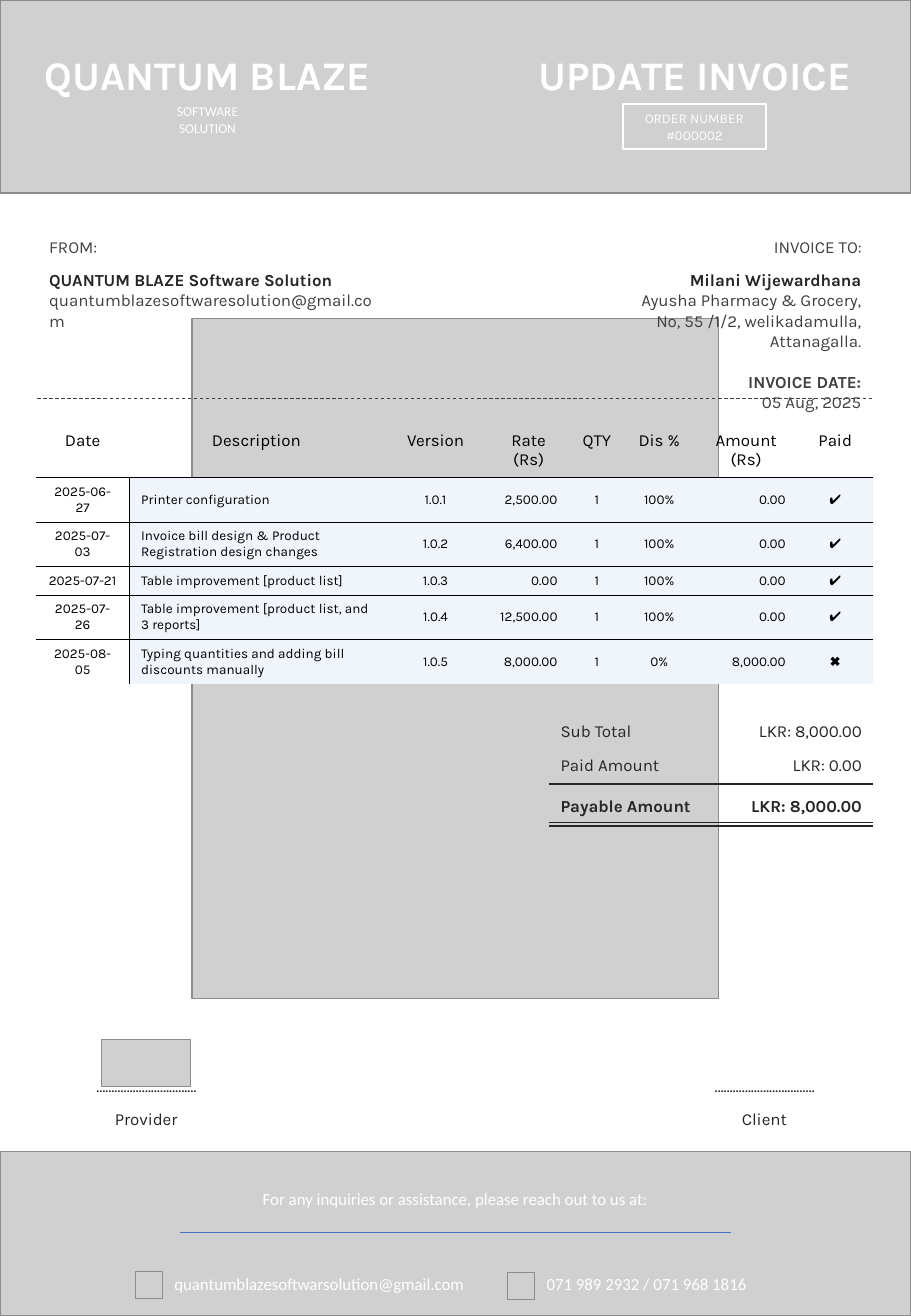
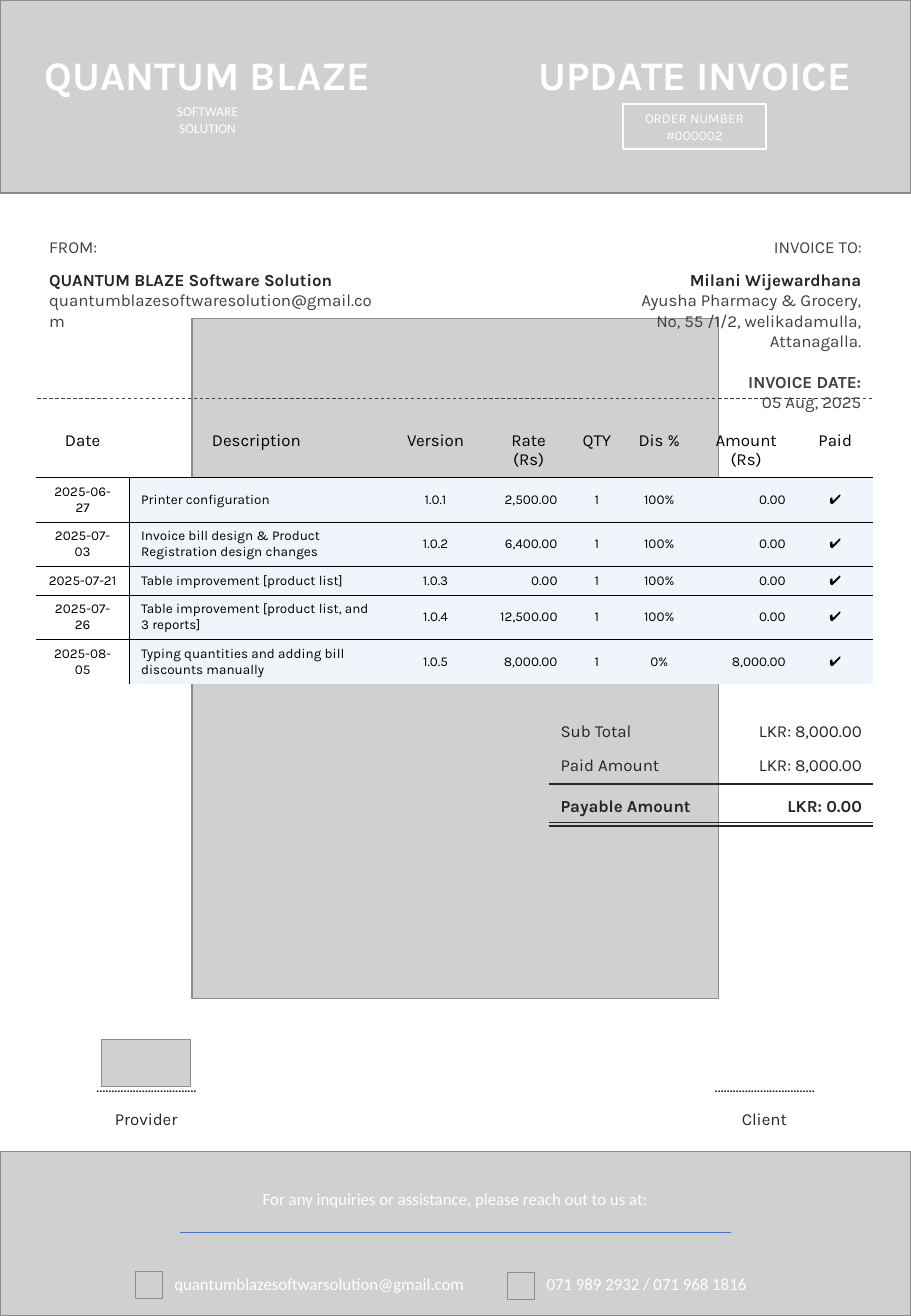
Before and after one commit to QuantumBlazeSoftwareSolution/P-02---Pharmacy-System-software, a slide deck: slide 1 of Assets/Docs/update history.pptx. Drawn at 911x1316 pixels with LibreOffice and Linux fonts; fonts in the diff are those of the drawing; grey boxes stand for pictures. Boxes give left, top, right and bottom in pixels: in the first picture for what was removed or moved away, otherwise in the second. Text is boxed around its words. In the diff, an @@ line names an element or a change of style, - is before the commit and + after.

```diff
--- a/Assets/Docs/update history.pptx
+++ b/Assets/Docs/update history.pptx
@@ table at [36, 425, 873, 682] @@
-row 6, column 8: ✖
+row 6, column 8: ✔
@@ text at [759, 760, 862, 773]: text changed @@
-LKR: 0.00
+LKR: 8,000.00
@@ text at [787, 801, 862, 812]: text changed @@
-LKR: 8,000.00
+LKR: 0.00
```
Also in this commit, not shown: 9 other files.
